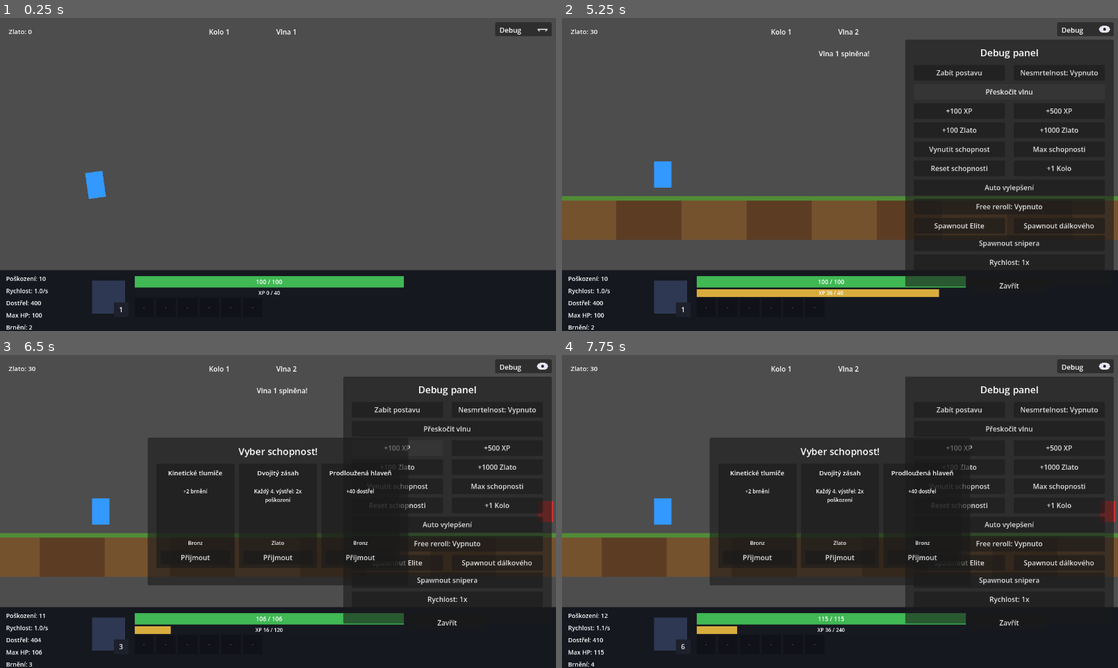
Above: before the commit, frames 1-4 (two rows, left to right).
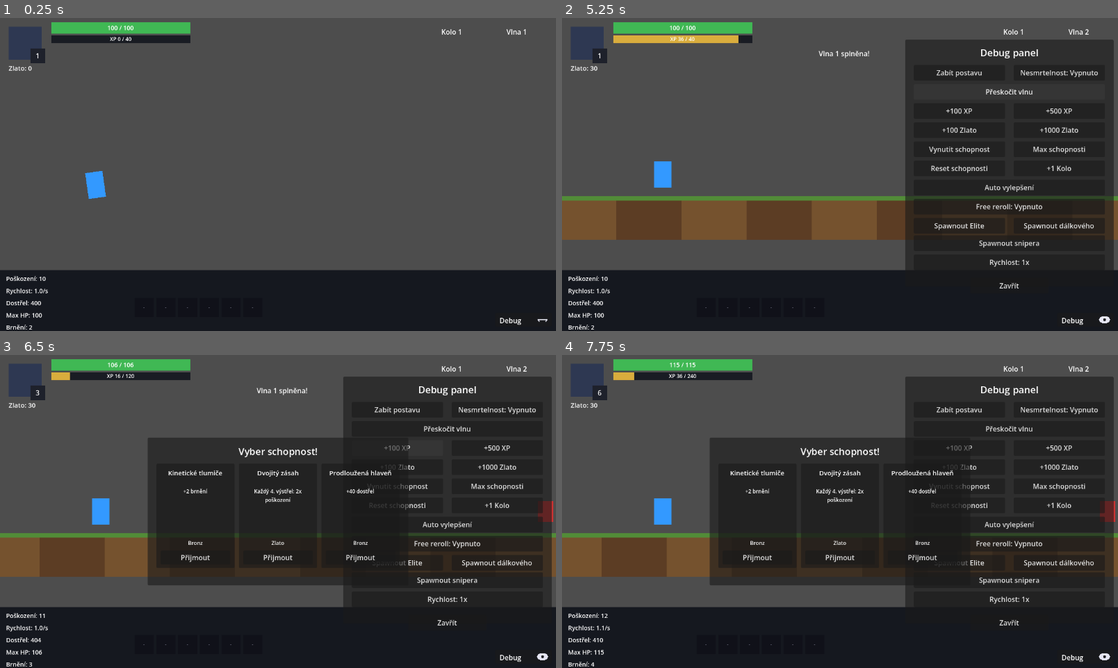
Above: after the commit, the same moments.

Repository: Wazzbi/auto-battler
Game: Godot game, scene res://scenes/main.tscn
The game is run twice, just before and just after one commit, with the same random seed, the same clock (stepped at 60 frames per second) and the same inputs.
Inputs:
- Up to frame 1 (0.25 s): no input
- Up to frame 2 (5.25 s): click "Debug" at 0.5 s; click "Zabít postavu" at 1.25 s; click "Pokračovat" at 2 s; click "Debug" at 2.75 s; click "Nesmrtelnost: Vypnuto" at 3.5 s; click "Nesmrtelnost: Zapnuto" at 4.25 s; click "Přeskočit vlnu" at 5 s
- Up to frame 3 (6.5 s): click "+100 XP" at 5.75 s
- Up to frame 4 (7.75 s): click "+500 XP" at 6.5 s; click "+100 Zlato" at 7.25 s

The runs differ from the first frame. In frame 1, 5.3% of the frame differs, in the area x 1-100%, y 1-99%; in frame 2, 6.3%; in frame 3, 5.5%; in frame 4, 5.5%.

Commit message:
Move Portrait/HP/XP bar to top-left, Kolo/Vlna to top-right
Portrait, LevelBadge, HPBar and XPBar moved out of BottomBar into the
top-left corner, keeping their existing relative arrangement/sizing -
just transplanted as one block instead of redesigned. GoldLabel now
sits directly below the bars, and AbilitiesContainer below that, all
sharing the same left margin as a single vertical stack.

LoopLabel/WaveLabel (Kolo/Vlna) moved from a fixed near-center
position to the top-right corner, side by side.

DebugButton moved to the bottom-right corner (explicitly temporary)
to free up the top-right for Kolo/Vlna. Its node had to move to after
BottomBar in hud.tscn's child order too, not just get re-anchored -
BottomBar is an opaque ColorRect, so a button declared before it in
the tree would render underneath and be unclickable once it visually
overlaps BottomBar's area.

CLAUDE.md updated to describe the current HUD layout as the
authoritative reference, since this is the third reshuffle today.

Co-Authored-By: Claude Sonnet 5 <noreply@anthropic.com>

Diff:
--- a/scenes/ui/hud.gd
+++ b/scenes/ui/hud.gd
@@ -31,12 +31,12 @@
 @onready var stat_range: Label = $Control/BottomBar/StatRange
 @onready var stat_hp: Label = $Control/BottomBar/StatHP
 @onready var stat_armor: Label = $Control/BottomBar/StatArmor
-@onready var level_label: Label = $Control/BottomBar/LevelBadge/LevelLabel
-@onready var hp_bar: ProgressBar = $Control/BottomBar/HPBar
-@onready var hp_label: Label = $Control/BottomBar/HPBar/HPLabel
-@onready var hp_regen_label: Label = $Control/BottomBar/HPBar/RegenLabel
-@onready var xp_bar: ProgressBar = $Control/BottomBar/XPBar
-@onready var xp_label: Label = $Control/BottomBar/XPBar/XPLabel
+@onready var level_label: Label = $Control/LevelBadge/LevelLabel
+@onready var hp_bar: ProgressBar = $Control/HPBar
+@onready var hp_label: Label = $Control/HPBar/HPLabel
+@onready var hp_regen_label: Label = $Control/HPBar/RegenLabel
+@onready var xp_bar: ProgressBar = $Control/XPBar
+@onready var xp_label: Label = $Control/XPBar/XPLabel
 @onready var gold_label: Label = $Control/GoldLabel
 
 @onready var shop_panel: Panel = $Control/ShopPanel
--- a/scenes/ui/hud.tscn
+++ b/scenes/ui/hud.tscn
@@ -26,12 +26,94 @@
 anchor_right = 1.0
 anchor_bottom = 1.0
 
+[node name="Portrait" type="ColorRect" parent="Control" unique_id=873193496]
+layout_mode = 0
+offset_left = 20.0
+offset_top = 20.0
+offset_right = 96.0
+offset_bottom = 96.0
+color = Color(0.18, 0.22, 0.32, 1)
+
+[node name="LevelBadge" type="ColorRect" parent="Control" unique_id=1753874969]
+layout_mode = 0
+offset_left = 70.0
+offset_top = 70.0
+offset_right = 104.0
+offset_bottom = 104.0
+color = Color(0.12, 0.13, 0.17, 1)
+
+[node name="LevelLabel" type="Label" parent="Control/LevelBadge" unique_id=1468170134]
+layout_mode = 1
+anchors_preset = 15
+anchor_right = 1.0
+anchor_bottom = 1.0
+text = "1"
+horizontal_alignment = 1
+vertical_alignment = 1
+
+[node name="HPBar" type="ProgressBar" parent="Control" unique_id=1511595178]
+layout_mode = 0
+offset_left = 118.0
+offset_top = 10.0
+offset_right = 438.0
+offset_bottom = 36.0
+theme_override_styles/background = SubResource("StyleBoxFlat_bar_bg")
+theme_override_styles/fill = SubResource("StyleBoxFlat_hp_fill")
+value = 100.0
+show_percentage = false
+
+[node name="HPLabel" type="Label" parent="Control/HPBar" unique_id=1948315369]
+layout_mode = 1
+anchors_preset = 15
+anchor_right = 1.0
+anchor_bottom = 1.0
+theme_override_font_sizes/font_size = 14
+text = "100 / 100"
+horizontal_alignment = 1
+vertical_alignment = 1
+
+[node name="RegenLabel" type="Label" parent="Control/HPBar" unique_id=1491881007]
+visible = false
+layout_mode = 1
+anchors_preset = 11
+anchor_left = 1.0
+anchor_right = 1.0
+anchor_bottom = 1.0
+offset_left = -56.0
+offset_right = -6.0
+theme_override_colors/font_color = Color(0.65, 1, 0.65, 1)
+theme_override_font_sizes/font_size = 12
+text = "+1.0/s"
+horizontal_alignment = 2
+vertical_alignment = 1
+
+[node name="XPBar" type="ProgressBar" parent="Control" unique_id=1291597266]
+layout_mode = 0
+offset_left = 118.0
+offset_top = 40.0
+offset_right = 438.0
+offset_bottom = 58.0
+theme_override_styles/background = SubResource("StyleBoxFlat_bar_bg")
+theme_override_styles/fill = SubResource("StyleBoxFlat_xp_fill")
+max_value = 60.0
+show_percentage = false
+
+[node name="XPLabel" type="Label" parent="Control/XPBar" unique_id=1999327039]
+layout_mode = 1
+anchors_preset = 15
+anchor_right = 1.0
+anchor_bottom = 1.0
+theme_override_font_sizes/font_size = 12
+text = "XP 0 / 60"
+horizontal_alignment = 1
+vertical_alignment = 1
+
 [node name="GoldLabel" type="Label" parent="Control" unique_id=1910423879]
 layout_mode = 0
 offset_left = 20.0
-offset_top = 20.0
+offset_top = 104.0
 offset_right = 220.0
-offset_bottom = 44.0
+offset_bottom = 128.0
 theme_override_font_sizes/font_size = 15
 text = "Zlato: 0"
 horizontal_alignment = 0
@@ -39,37 +121,223 @@
 [node name="AbilitiesContainer" type="Control" parent="Control"]
 layout_mode = 0
 offset_left = 20.0
-offset_top = 60.0
+offset_top = 136.0
 offset_right = 208.0
-offset_bottom = 368.0
+offset_bottom = 444.0
 
 [node name="LoopLabel" type="Label" parent="Control" unique_id=525284411]
-layout_mode = 0
-offset_left = 460.0
+layout_mode = 1
+anchors_preset = 1
+anchor_left = 1.0
+anchor_right = 1.0
+offset_left = -310.0
 offset_top = 20.0
-offset_right = 550.0
+offset_right = -170.0
 offset_bottom = 44.0
 text = "Kolo 1"
 horizontal_alignment = 1
 
 [node name="WaveLabel" type="Label" parent="Control" unique_id=439171733]
-layout_mode = 0
-offset_left = 560.0
+layout_mode = 1
+anchors_preset = 1
+anchor_left = 1.0
+anchor_right = 1.0
+offset_left = -160.0
 offset_top = 20.0
-offset_right = 760.0
+offset_right = -20.0
 offset_bottom = 44.0
 text = "Vlna 1"
 horizontal_alignment = 1
 
+[node name="WaveClearedLabel" type="Label" parent="Control" unique_id=748529714]
+visible = false
+layout_mode = 0
+offset_left = 500.0
+offset_top = 70.0
+offset_right = 800.0
+offset_bottom = 100.0
+text = "Vlna splněna!"
+horizontal_alignment = 1
+
+[node name="BottomBar" type="ColorRect" parent="Control" unique_id=1243818576]
+layout_mode = 1
+anchors_preset = 12
+anchor_top = 1.0
+anchor_right = 1.0
+anchor_bottom = 1.0
+offset_top = -140.0
+color = Color(0.07, 0.08, 0.11, 0.94)
+
+[node name="StatDamage" type="Label" parent="Control/BottomBar" unique_id=1729872004]
+layout_mode = 0
+offset_left = 14.0
+offset_top = 10.0
+offset_right = 200.0
+offset_bottom = 34.0
+theme_override_font_sizes/font_size = 14
+text = "Poškození: 10"
+
+[node name="StatSpeed" type="Label" parent="Control/BottomBar" unique_id=853616865]
+layout_mode = 0
+offset_left = 14.0
+offset_top = 38.0
+offset_right = 200.0
+offset_bottom = 62.0
+theme_override_font_sizes/font_size = 14
+text = "Rychlost: 1.0/s"
+
+[node name="StatRange" type="Label" parent="Control/BottomBar" unique_id=1513748572]
+layout_mode = 0
+offset_left = 14.0
+offset_top = 66.0
+offset_right = 200.0
+offset_bottom = 90.0
+theme_override_font_sizes/font_size = 14
+text = "Dostřel: 400"
+
+[node name="StatHP" type="Label" parent="Control/BottomBar" unique_id=1334704326]
+layout_mode = 0
+offset_left = 14.0
+offset_top = 94.0
+offset_right = 200.0
+offset_bottom = 118.0
+theme_override_font_sizes/font_size = 14
+text = "Max HP: 100"
+
+[node name="StatArmor" type="Label" parent="Control/BottomBar" unique_id=1334704327]
+layout_mode = 0
+offset_left = 14.0
+offset_top = 122.0
+offset_right = 200.0
+offset_bottom = 146.0
+theme_override_font_sizes/font_size = 14
+text = "Brnění: 2"
+
+[node name="ItemSlot1" type="ColorRect" parent="Control/BottomBar" unique_id=1141383570]
+layout_mode = 0
+offset_left = 310.0
+offset_top = 64.0
+offset_right = 354.0
+offset_bottom = 108.0
+color = Color(0.14, 0.15, 0.19, 1)
+
+[node name="Label" type="Label" parent="Control/BottomBar/ItemSlot1"]
+layout_mode = 1
+anchors_preset = 15
+anchor_right = 1.0
+anchor_bottom = 1.0
+theme_override_font_sizes/font_size = 9
+text = "-"
+horizontal_alignment = 1
+vertical_alignment = 1
+autowrap_mode = 2
+
+[node name="ItemSlot2" type="ColorRect" parent="Control/BottomBar" unique_id=162173072]
+layout_mode = 0
+offset_left = 360.0
+offset_top = 64.0
+offset_right = 404.0
+offset_bottom = 108.0
+color = Color(0.14, 0.15, 0.19, 1)
+
+[node name="Label" type="Label" parent="Control/BottomBar/ItemSlot2"]
+layout_mode = 1
+anchors_preset = 15
+anchor_right = 1.0
+anchor_bottom = 1.0
+theme_override_font_sizes/font_size = 9
+text = "-"
+horizontal_alignment = 1
+vertical_alignment = 1
+autowrap_mode = 2
+
+[node name="ItemSlot3" type="ColorRect" parent="Control/BottomBar" unique_id=113830123]
+layout_mode = 0
+offset_left = 410.0
+offset_top = 64.0
+offset_right = 454.0
+offset_bottom = 108.0
+color = Color(0.14, 0.15, 0.19, 1)
+
+[node name="Label" type="Label" parent="Control/BottomBar/ItemSlot3"]
+layout_mode = 1
+anchors_preset = 15
+anchor_right = 1.0
+anchor_bottom = 1.0
+theme_override_font_sizes/font_size = 9
+text = "-"
+horizontal_alignment = 1
+vertical_alignment = 1
+autowrap_mode = 2
+
+[node name="ItemSlot4" type="ColorRect" parent="Control/BottomBar" unique_id=558387754]
+layout_mode = 0
+offset_left = 460.0
+offset_top = 64.0
+offset_right = 504.0
+offset_bottom = 108.0
+color = Color(0.14, 0.15, 0.19, 1)
+
+[node name="Label" type="Label" parent="Control/BottomBar/ItemSlot4"]
+layout_mode = 1
+anchors_preset = 15
+anchor_right = 1.0
+anchor_bottom = 1.0
+theme_override_font_sizes/font_size = 9
+text = "-"
+horizontal_alignment = 1
+vertical_alignment = 1
+autowrap_mode = 2
+
+[node name="ItemSlot5" type="ColorRect" parent="Control/BottomBar" unique_id=1839271119]
+layout_mode = 0
+offset_left = 510.0
+offset_top = 64.0
+offset_right = 554.0
+offset_bottom = 108.0
+color = Color(0.14, 0.15, 0.19, 1)
+
+[node name="Label" type="Label" parent="Control/BottomBar/ItemSlot5"]
+layout_mode = 1
+anchors_preset = 15
+anchor_right = 1.0
+anchor_bottom = 1.0
+theme_override_font_sizes/font_size = 9
+text = "-"
+horizontal_alignment = 1
+vertical_alignment = 1
+autowrap_mode = 2
+
+[node name="ItemSlot6" type="ColorRect" parent="Control/BottomBar" unique_id=146363010]
+layout_mode = 0
+offset_left = 560.0
+offset_top = 64.0
+offset_right = 604.0
+offset_bottom = 108.0
+color = Color(0.14, 0.15, 0.19, 1)
+
+[node name="Label" type="Label" parent="Control/BottomBar/ItemSlot6"]
+layout_mode = 1
+anchors_preset = 15
+anchor_right = 1.0
+anchor_bottom = 1.0
+theme_override_font_sizes/font_size = 9
+text = "-"
+horizontal_alignment = 1
+vertical_alignment = 1
+autowrap_mode = 2
+
 [node name="DebugButton" type="Button" parent="Control"]
 layout_mode = 1
-anchors_preset = 1
+anchors_preset = 3
 anchor_left = 1.0
-anchor_right = 1.0
+anchor_top = 1.0
+anchor_right = 1.0
+anchor_bottom = 1.0
 offset_left = -140.0
-offset_top = 10.0
+offset_top = -42.0
 offset_right = -10.0
-offset_bottom = 42.0
+offset_bottom = -10.0
 text = ""
 
 [node name="Label" type="Label" parent="Control/DebugButton"]
@@ -90,270 +358,6 @@
 offset_bottom = 26.0
 mouse_filter = 2
 script = ExtResource("2_eye_icon_script")
-
-[node name="WaveClearedLabel" type="Label" parent="Control" unique_id=748529714]
-visible = false
-layout_mode = 0
-offset_left = 500.0
-offset_top = 70.0
-offset_right = 800.0
-offset_bottom = 100.0
-text = "Vlna splněna!"
-horizontal_alignment = 1
-
-[node name="BottomBar" type="ColorRect" parent="Control" unique_id=1243818576]
-layout_mode = 1
-anchors_preset = 12
-anchor_top = 1.0
-anchor_right = 1.0
-anchor_bottom = 1.0
-offset_top = -140.0
-color = Color(0.07, 0.08, 0.11, 0.94)
-
-[node name="StatDamage" type="Label" parent="Control/BottomBar" unique_id=1729872004]
-layout_mode = 0
-offset_left = 14.0
-offset_top = 10.0
-offset_right = 200.0
-offset_bottom = 34.0
-theme_override_font_sizes/font_size = 14
-text = "Poškození: 10"
-
-[node name="StatSpeed" type="Label" parent="Control/BottomBar" unique_id=853616865]
-layout_mode = 0
-offset_left = 14.0
-offset_top = 38.0
-offset_right = 200.0
-offset_bottom = 62.0
-theme_override_font_sizes/font_size = 14
-text = "Rychlost: 1.0/s"
-
-[node name="StatRange" type="Label" parent="Control/BottomBar" unique_id=1513748572]
-layout_mode = 0
-offset_left = 14.0
-offset_top = 66.0
-offset_right = 200.0
-offset_bottom = 90.0
-theme_override_font_sizes/font_size = 14
-text = "Dostřel: 400"
-
-[node name="StatHP" type="Label" parent="Control/BottomBar" unique_id=1334704326]
-layout_mode = 0
-offset_left = 14.0
-offset_top = 94.0
-offset_right = 200.0
-offset_bottom = 118.0
-theme_override_font_sizes/font_size = 14
-text = "Max HP: 100"
-
-[node name="StatArmor" type="Label" parent="Control/BottomBar" unique_id=1334704327]
-layout_mode = 0
-offset_left = 14.0
-offset_top = 122.0
-offset_right = 200.0
-offset_bottom = 146.0
-theme_override_font_sizes/font_size = 14
-text = "Brnění: 2"
-
-[node name="Portrait" type="ColorRect" parent="Control/BottomBar" unique_id=873193496]
-layout_mode = 0
-offset_left = 212.0
-offset_top = 24.0
-offset_right = 288.0
-offset_bottom = 100.0
-color = Color(0.18, 0.22, 0.32, 1)
-
-[node name="LevelBadge" type="ColorRect" parent="Control/BottomBar" unique_id=1753874969]
-layout_mode = 0
-offset_left = 262.0
-offset_top = 74.0
-offset_right = 296.0
-offset_bottom = 108.0
-color = Color(0.12, 0.13, 0.17, 1)
-
-[node name="LevelLabel" type="Label" parent="Control/BottomBar/LevelBadge" unique_id=1468170134]
-layout_mode = 1
-anchors_preset = 15
-anchor_right = 1.0
-anchor_bottom = 1.0
-text = "1"
-horizontal_alignment = 1
-vertical_alignment = 1
-
-[node name="HPBar" type="ProgressBar" parent="Control/BottomBar" unique_id=1511595178]
-layout_mode = 1
-anchors_preset = 10
-anchor_right = 1.0
-offset_left = 310.0
-offset_top = 14.0
-offset_right = -350.0
-offset_bottom = 40.0
-theme_override_styles/background = SubResource("StyleBoxFlat_bar_bg")
-theme_override_styles/fill = SubResource("StyleBoxFlat_hp_fill")
-value = 100.0
-show_percentage = false
-
-[node name="HPLabel" type="Label" parent="Control/BottomBar/HPBar" unique_id=1948315369]
-layout_mode = 1
-anchors_preset = 15
-anchor_right = 1.0
-anchor_bottom = 1.0
-theme_override_font_sizes/font_size = 14
-text = "100 / 100"
-horizontal_alignment = 1
-vertical_alignment = 1
-
-[node name="RegenLabel" type="Label" parent="Control/BottomBar/HPBar" unique_id=1491881007]
-visible = false
-layout_mode = 1
-anchors_preset = 11
-anchor_left = 1.0
-anchor_right = 1.0
-anchor_bottom = 1.0
-offset_left = -56.0
-offset_right = -6.0
-theme_override_colors/font_color = Color(0.65, 1, 0.65, 1)
-theme_override_font_sizes/font_size = 12
-text = "+1.0/s"
-horizontal_alignment = 2
-vertical_alignment = 1
-
-[node name="XPBar" type="ProgressBar" parent="Control/BottomBar" unique_id=1291597266]
-layout_mode = 1
-anchors_preset = 10
-anchor_right = 1.0
-offset_left = 310.0
-offset_top = 44.0
-offset_right = -350.0
-offset_bottom = 62.0
-theme_override_styles/background = SubResource("StyleBoxFlat_bar_bg")
-theme_override_styles/fill = SubResource("StyleBoxFlat_xp_fill")
-max_value = 60.0
-show_percentage = false
-
-[node name="XPLabel" type="Label" parent="Control/BottomBar/XPBar" unique_id=1999327039]
-layout_mode = 1
-anchors_preset = 15
-anchor_right = 1.0
-anchor_bottom = 1.0
-theme_override_font_sizes/font_size = 12
-text = "XP 0 / 60"
-horizontal_alignment = 1
-vertical_alignment = 1
-
-[node name="ItemSlot1" type="ColorRect" parent="Control/BottomBar" unique_id=1141383570]
-layout_mode = 0
-offset_left = 310.0
-offset_top = 64.0
-offset_right = 354.0
-offset_bottom = 108.0
-color = Color(0.14, 0.15, 0.19, 1)
-
-[node name="Label" type="Label" parent="Control/BottomBar/ItemSlot1"]
-layout_mode = 1
-anchors_preset = 15
-anchor_right = 1.0
-anchor_bottom = 1.0
-theme_override_font_sizes/font_size = 9
-text = "-"
-horizontal_alignment = 1
-vertical_alignment = 1
-autowrap_mode = 2
-
-[node name="ItemSlot2" type="ColorRect" parent="Control/BottomBar" unique_id=162173072]
-layout_mode = 0
-offset_left = 360.0
-offset_top = 64.0
-offset_right = 404.0
-offset_bottom = 108.0
-color = Color(0.14, 0.15, 0.19, 1)
-
-[node name="Label" type="Label" parent="Control/BottomBar/ItemSlot2"]
-layout_mode = 1
-anchors_preset = 15
-anchor_right = 1.0
-anchor_bottom = 1.0
-theme_override_font_sizes/font_size = 9
-text = "-"
-horizontal_alignment = 1
-vertical_alignment = 1
-autowrap_mode = 2
-
-[node name="ItemSlot3" type="ColorRect" parent="Control/BottomBar" unique_id=113830123]
-layout_mode = 0
-offset_left = 410.0
-offset_top = 64.0
-offset_right = 454.0
-offset_bottom = 108.0
-color = Color(0.14, 0.15, 0.19, 1)
-
-[node name="Label" type="Label" parent="Control/BottomBar/ItemSlot3"]
-layout_mode = 1
-anchors_preset = 15
-anchor_right = 1.0
-anchor_bottom = 1.0
-theme_override_font_sizes/font_size = 9
-text = "-"
-horizontal_alignment = 1
-vertical_alignment = 1
-autowrap_mode = 2
-
-[node name="ItemSlot4" type="ColorRect" parent="Control/BottomBar" unique_id=558387754]
-layout_mode = 0
-offset_left = 460.0
-offset_top = 64.0
-offset_right = 504.0
-offset_bottom = 108.0
-color = Color(0.14, 0.15, 0.19, 1)
-
-[node name="Label" type="Label" parent="Control/BottomBar/ItemSlot4"]
-layout_mode = 1
-anchors_preset = 15
-anchor_right = 1.0
-anchor_bottom = 1.0
-theme_override_font_sizes/font_size = 9
-text = "-"
-horizontal_alignment = 1
-vertical_alignment = 1
-autowrap_mode = 2
-
-[node name="ItemSlot5" type="ColorRect" parent="Control/BottomBar" unique_id=1839271119]
-layout_mode = 0
-offset_left = 510.0
-offset_top = 64.0
-offset_right = 554.0
-offset_bottom = 108.0
-color = Color(0.14, 0.15, 0.19, 1)
-
-[node name="Label" type="Label" parent="Control/BottomBar/ItemSlot5"]
-layout_mode = 1
-anchors_preset = 15
-anchor_right = 1.0
-anchor_bottom = 1.0
-theme_override_font_sizes/font_size = 9
-text = "-"
-horizontal_alignment = 1
-vertical_alignment = 1
-autowrap_mode = 2
-
-[node name="ItemSlot6" type="ColorRect" parent="Control/BottomBar" unique_id=146363010]
-layout_mode = 0
-offset_left = 560.0
-offset_top = 64.0
-offset_right = 604.0
-offset_bottom = 108.0
-color = Color(0.14, 0.15, 0.19, 1)
-
-[node name="Label" type="Label" parent="Control/BottomBar/ItemSlot6"]
-layout_mode = 1
-anchors_preset = 15
-anchor_right = 1.0
-anchor_bottom = 1.0
-theme_override_font_sizes/font_size = 9
-text = "-"
-horizontal_alignment = 1
-vertical_alignment = 1
-autowrap_mode = 2
 
 [node name="ShopPanel" type="Panel" parent="Control" unique_id=460703985]
 visible = false
Not shown, changed: CLAUDE.md
